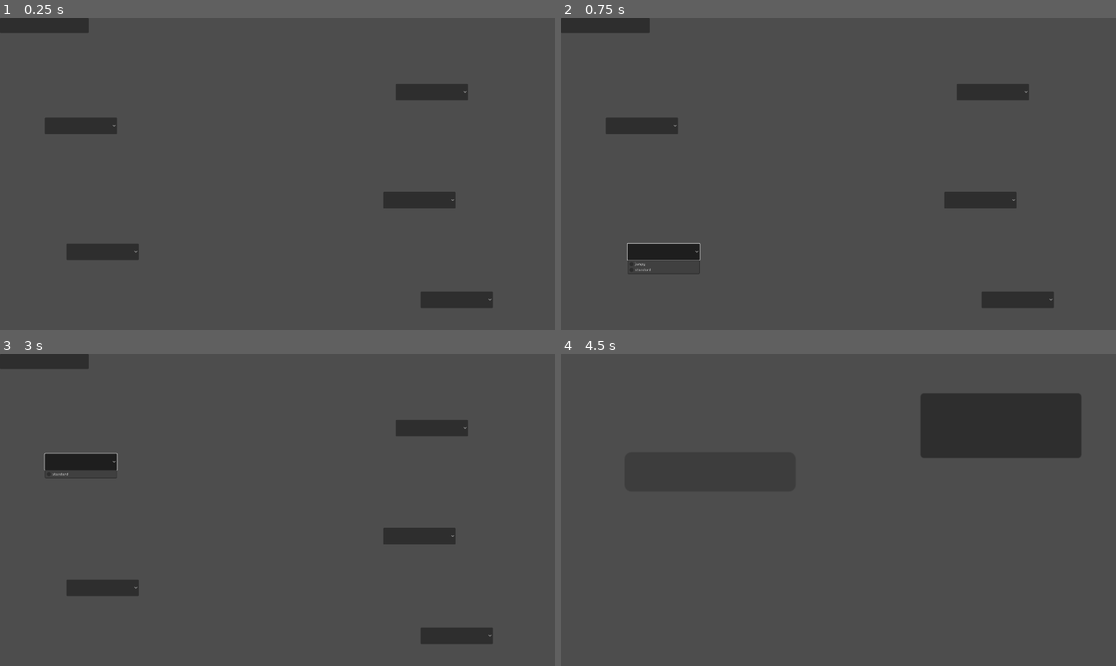
Above: before the commit, frames 1-4 (two rows, left to right).
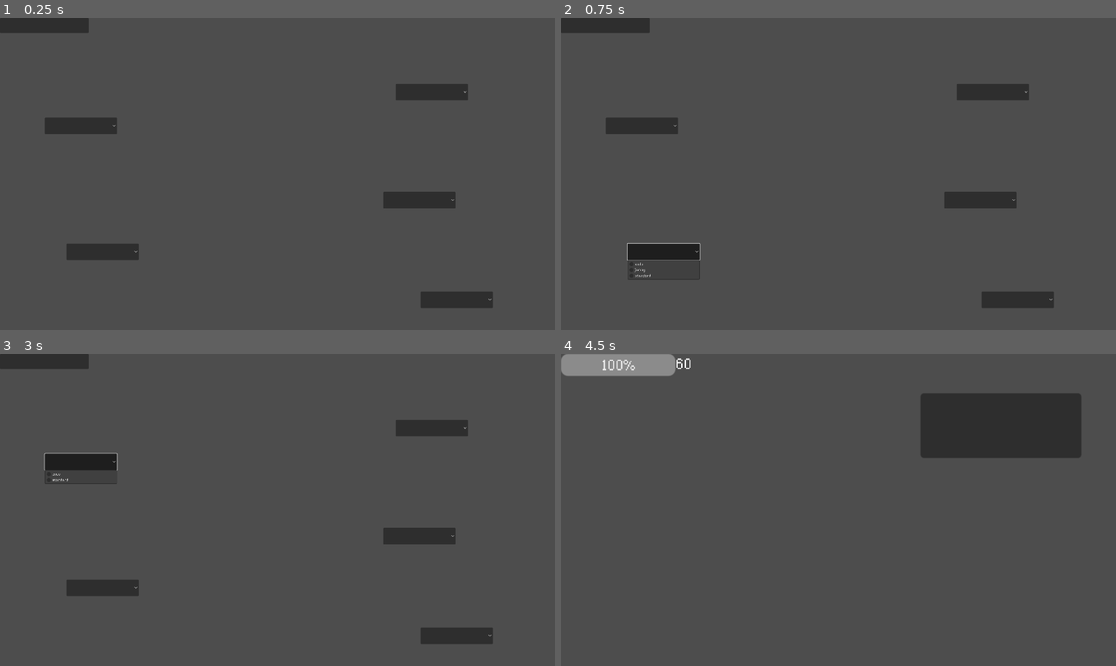
Above: after the commit, the same moments.

Repository: flowerFawn/Robot_game
Game: Godot game, scene res://limb_menu.tscn
Same seed, same stepped clock (60 frames per second), same inputs: the game is played once before the commit and once after it.
Inputs (mouse positions are in pixels of both pictures, inside the frame that each line leads up to):
- Up to frame 1 (0.25 s): no input
- Up to frame 2 (0.75 s): click (660, 252) at 0.5 s
- Up to frame 3 (3 s): click (455, 634) at 1.25 s; click (421, 534) at 2 s; click (83, 463) at 2.75 s
- Up to frame 4 (4.5 s): click (993, 428) at 3.5 s; click (605, 360) at 4.25 s

The runs differ from the first frame. In frame 1, less than 0.1% of the frame differs, in the area x 20-82%, y 34-76%; in frame 2, less than 0.1%; in frame 3, less than 0.1%; in frame 4, 1.5%, in the area x 0-24%, y 0-8%.

Commit message:
endo jsons and hp

Diff:
--- /dev/null
+++ b/autoloads/player_stats.gd
@@ -0,0 +1,10 @@
+extends Node
+#this stores current HP and total, this will be reset when the player scene runs _ready()
+var player_total_hp:float
+var player_current_hp:float
+
+func _ready():
+	pass
+
+func _process(delta):
+	pass
--- a/main_player_ui.tscn
+++ b/main_player_ui.tscn
@@ -1,14 +1,17 @@
-[gd_scene load_steps=2 format=3 uid="uid://d28alxgvssei7"]
+[gd_scene load_steps=4 format=3 uid="uid://d28alxgvssei7"]
 
 [ext_resource type="Script" path="res://back_to_level.gd" id="1_45fv6"]
+[ext_resource type="Script" path="res://player_UI.gd" id="1_t6hnx"]
+[ext_resource type="Theme" uid="uid://bppvu27nvmqm6" path="res://assets/standard_theme.tres" id="3_cmsfi"]
 
-[node name="UIControl" type="Control"]
+[node name="UIControl" type="Control" groups=["slide_excluded"]]
 layout_mode = 3
 anchors_preset = 0
 offset_left = -240.0
 offset_top = -235.0
 offset_right = 240.0
 offset_bottom = 35.0
+script = ExtResource("1_t6hnx")
 
 [node name="Button" type="Button" parent="."]
 layout_mode = 2
@@ -21,13 +24,19 @@
 script = ExtResource("1_45fv6")
 link_to = "res://limb_menu.tscn"
 
-[node name="ProgressBar" type="ProgressBar" parent="."]
-layout_mode = 2
-offset_left = 55.0
-offset_top = 85.0
-offset_right = 203.0
-offset_bottom = 119.0
+[node name="HPBar" type="ProgressBar" parent="."]
+layout_mode = 1
+offset_right = 99.0
+offset_bottom = 19.0
 size_flags_vertical = 4
-show_percentage = false
+theme = ExtResource("3_cmsfi")
+
+[node name="HPLabel" type="Label" parent="."]
+layout_mode = 0
+offset_left = 99.0
+offset_top = 1.0
+offset_right = 151.0
+offset_bottom = 24.0
+theme = ExtResource("3_cmsfi")
 
 [connection signal="pressed" from="Button" to="Button" method="_on_pressed"]
--- /dev/null
+++ b/player_UI.gd
@@ -0,0 +1,13 @@
+extends Control
+
+
+# Called when the node enters the scene tree for the first time.
+func _ready():
+	$HPBar.max_value = Player_Stats.player_total_hp
+	$HPBar.value = Player_Stats.player_total_hp
+
+
+# Called every frame. 'delta' is the elapsed time since the previous frame.
+func _process(delta):
+	$HPBar.value = Player_Stats.player_current_hp
+	$HPLabel.text = str(Player_Stats.player_current_hp)
--- /dev/null
+++ b/player_limbs/player_arms/endo.json
@@ -0,0 +1,4 @@
+{
+	"hp" : 5,
+	"weight" : 5,
+}
--- /dev/null
+++ b/player_limbs/player_legs/endo.json
@@ -0,0 +1,6 @@
+{
+	"hp" : 5,
+	"weight" : 5,
+	"speed" : 2,
+	"jump" : 50
+}
--- /dev/null
+++ b/player_limbs/player_torsos/endo.json
@@ -0,0 +1,4 @@
+{
+	"hp" : 15,
+	"weight" : 20,
+}
--- a/player_scripts/player_arm.gd
+++ b/player_scripts/player_arm.gd
@@ -2,10 +2,12 @@
 @export var is_left: bool
 const UNSHOOTABLE_STATES = ["disabled", "sliding"]
 var speed_multiplier: int
+var limb_hp:float
 # Called when the node enters the scene tree for the first time.
 func _ready():
 	var stats: Dictionary
 	stats = decode_part_json()
+	limb_hp = stats["hp"]
 	get_parent().add_stats(stats)
 
 
--- a/player_scripts/player_leg.gd
+++ b/player_scripts/player_leg.gd
@@ -1,10 +1,11 @@
 extends StaticBody2D
 @export var is_left:bool
-
+var limb_hp:float
 # Called when the node enters the scene tree for the first time.
 func _ready():
 	var stats: Dictionary
 	stats = decode_part_json()
+	limb_hp = stats["hp"]
 	get_parent().add_stats(stats)
 
 func decode_part_json():
--- a/player_scripts/player_main.gd
+++ b/player_scripts/player_main.gd
@@ -8,6 +8,8 @@
 var total_jump:float = 0
 var stored_slide:float
 func _ready():
+	Player_Stats.player_current_hp = total_hp
+	Player_Stats.player_total_hp = total_hp
 	player_state = "walking"
 	current_forces = Vector2(0, 10)
 
--- a/player_scripts/player_torso.gd
+++ b/player_scripts/player_torso.gd
@@ -1,9 +1,10 @@
 extends StaticBody2D
+var limb_hp:float
 
-# Called when the node enters the scene tree for the first time.
 func _ready():
 	var stats: Dictionary
 	stats = decode_part_json()
+	limb_hp = stats["hp"]
 	get_parent().add_stats(stats)
 
 func decode_part_json():
@@ -12,7 +13,7 @@
 
 func start_slide(direction_multiplier):
 	rotation_degrees = 90 * direction_multiplier
-# Called every frame. 'delta' is the elapsed time since the previous frame.
+
 func end_slide(_direction_multiplier):
 	rotation_degrees = 0
 
--- a/project.godot
+++ b/project.godot
@@ -18,6 +18,7 @@
 [autoload]
 
 Selected_Limbs="*res://autoloads/limb_selection_storage.gd"
+Player_Stats="*res://autoloads/player_stats.gd"
 
 [display]
 
@@ -66,4 +67,5 @@
 
 [rendering]
 
+textures/canvas_textures/default_texture_filter=3
 renderer/rendering_method="mobile"
--- a/spawn_level.tscn
+++ b/spawn_level.tscn
@@ -22,14 +22,10 @@
 [node name="Player" parent="SpawnLevel" instance=ExtResource("1_anqrn")]
 position = Vector2(37, -21)
 
+[node name="UIControl" parent="SpawnLevel/Player" instance=ExtResource("2_60qmp")]
+
 [node name="StaticBody2D2" type="StaticBody2D" parent="SpawnLevel"]
 
 [node name="CollisionShape2D" type="CollisionShape2D" parent="SpawnLevel/StaticBody2D2"]
 position = Vector2(111, -147)
 shape = SubResource("RectangleShape2D_vphne")
-
-[node name="UIControl" parent="." instance=ExtResource("2_60qmp")]
-offset_left = -203.0
-offset_top = -256.0
-offset_right = 277.0
-offset_bottom = 14.0
